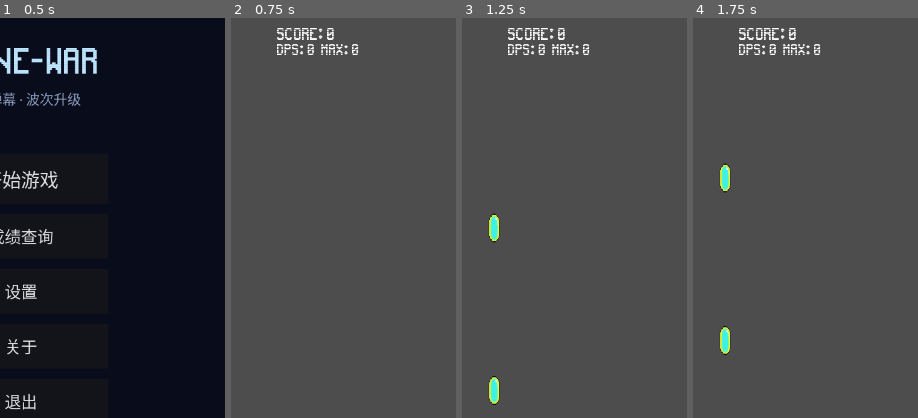
Above: before the commit, frames 1-4 (left to right).
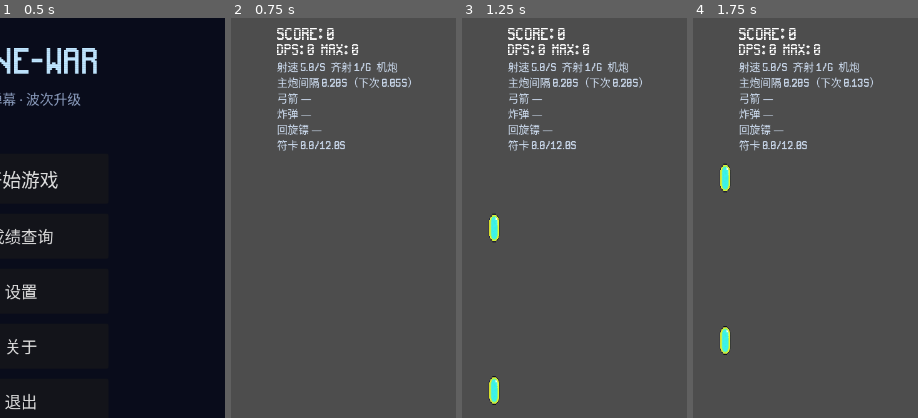
Above: after the commit, the same moments.

Repository: qingzhixing/plane-war
Game: Godot game, scene res://scenes/MainMenu.tscn
Same seed, same stepped clock (60 frames per second), same inputs: the game is played once before the commit and once after it. Sound files missing from this copy of the repository are replaced by a short silence.
Inputs:
- Up to frame 1 (0.5 s): no input
- Up to frame 2 (0.75 s): click "开始游戏" at 0.5 s
- Up to frame 3 (1.25 s): no input
- Up to frame 4 (1.75 s): click "暂停" at 1.25 s
The pictures show only the part of the screen within x 45-95%, y 0-50%; the shares and areas given below are measured in that part.

Frame 1 is identical in both runs. In frame 2, 2.2% of the frame differs, in the area x 20-80%, y 11-34%; in frame 3, 2.2%; in frame 4, 2.2%.

Commit message:
🐛 FIX: 属性条 RichTextLabel 高度与每帧刷新
Made-with: Cursor

Diff:
--- a/scenes/Main.tscn
+++ b/scenes/Main.tscn
@@ -125,11 +125,13 @@
 [node name="StatsLabel" type="RichTextLabel" parent="HUD/Root/TopRightVBox" unique_id=2100010001]
 unique_name_in_owner = true
 layout_mode = 2
-size_flags_vertical = 0
+size_flags_vertical = 3
+custom_minimum_size = Vector2(300, 160)
 theme_override_font_sizes/normal_font_size = 17
 theme_override_colors/default_color = Color(0.82, 0.88, 0.96, 0.98)
 bbcode_enabled = true
 scroll_active = false
+fit_content = true
 autowrap_mode = 3
 text = ""
 
--- a/scripts/hud.gd
+++ b/scripts/hud.gd
@@ -27,7 +27,7 @@
 @onready var _score_label: Label = %ScoreLabel
 @onready var _combo_label: Label = %ComboLabel
 @onready var _dps_label: Label = %DpsLabel
-@onready var _stats_label: RichTextLabel = %StatsLabel
+@onready var _stats_label: Control = %StatsLabel
 var _spell_button: Button = null
 
 
@@ -51,6 +51,7 @@
 		_dps_label.mouse_filter = Control.MOUSE_FILTER_IGNORE
 	if _stats_label != null:
 		_stats_label.mouse_filter = Control.MOUSE_FILTER_IGNORE
+	call_deferred("_update_stats_label")
 
 	if _wave_label != null:
 		_wave_label.mouse_filter = Control.MOUSE_FILTER_IGNORE
@@ -105,8 +106,8 @@
 		_update_combo_screen_vfx(c)
 		if _dps_label != null:
 			_dps_label.text = "DPS: %.0f  Max: %.0f" % [cur, max_val]
-		_update_stats_label()
 		_update_spell_button()
+	_update_stats_label()
 
 
 func _unhandled_input(event: InputEvent) -> void:
@@ -358,6 +359,9 @@
 
 func _update_stats_label() -> void:
 	if _stats_label == null or not is_instance_valid(_stats_label):
+		return
+	var rtl := _stats_label as RichTextLabel
+	if rtl == null:
 		return
 	const C_FR := "#ffcc66"
 	const C_MV := "#6fcf97"
@@ -444,7 +448,9 @@
 		var sp_r := float(_main.get_spell_cooldown_remaining())
 		var sp_t := float(_main.get_spell_cooldown_total()) if _main.has_method("get_spell_cooldown_total") else 12.0
 		lines.append("符卡 %.1f/%.1fs" % [sp_r, sp_t])
-	_stats_label.text = "\n".join(lines)
+	if lines.is_empty():
+		lines.append("属性加载中…")
+	rtl.text = "\n".join(lines)
 
 
 func _ensure_spell_button() -> void:
